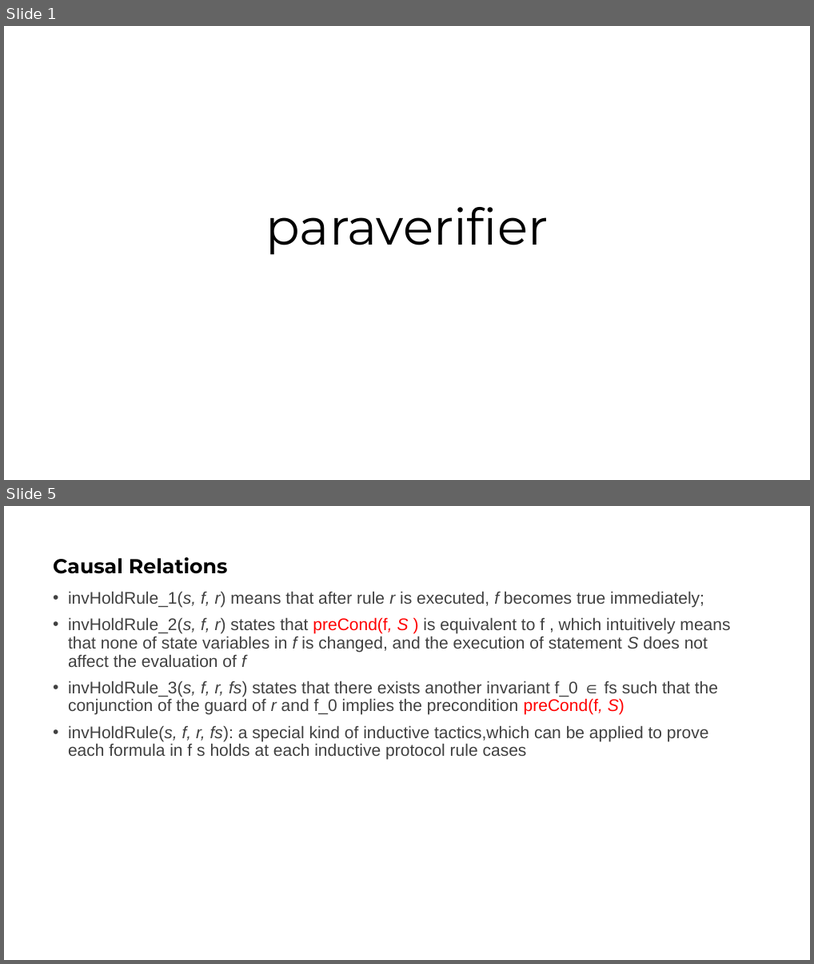
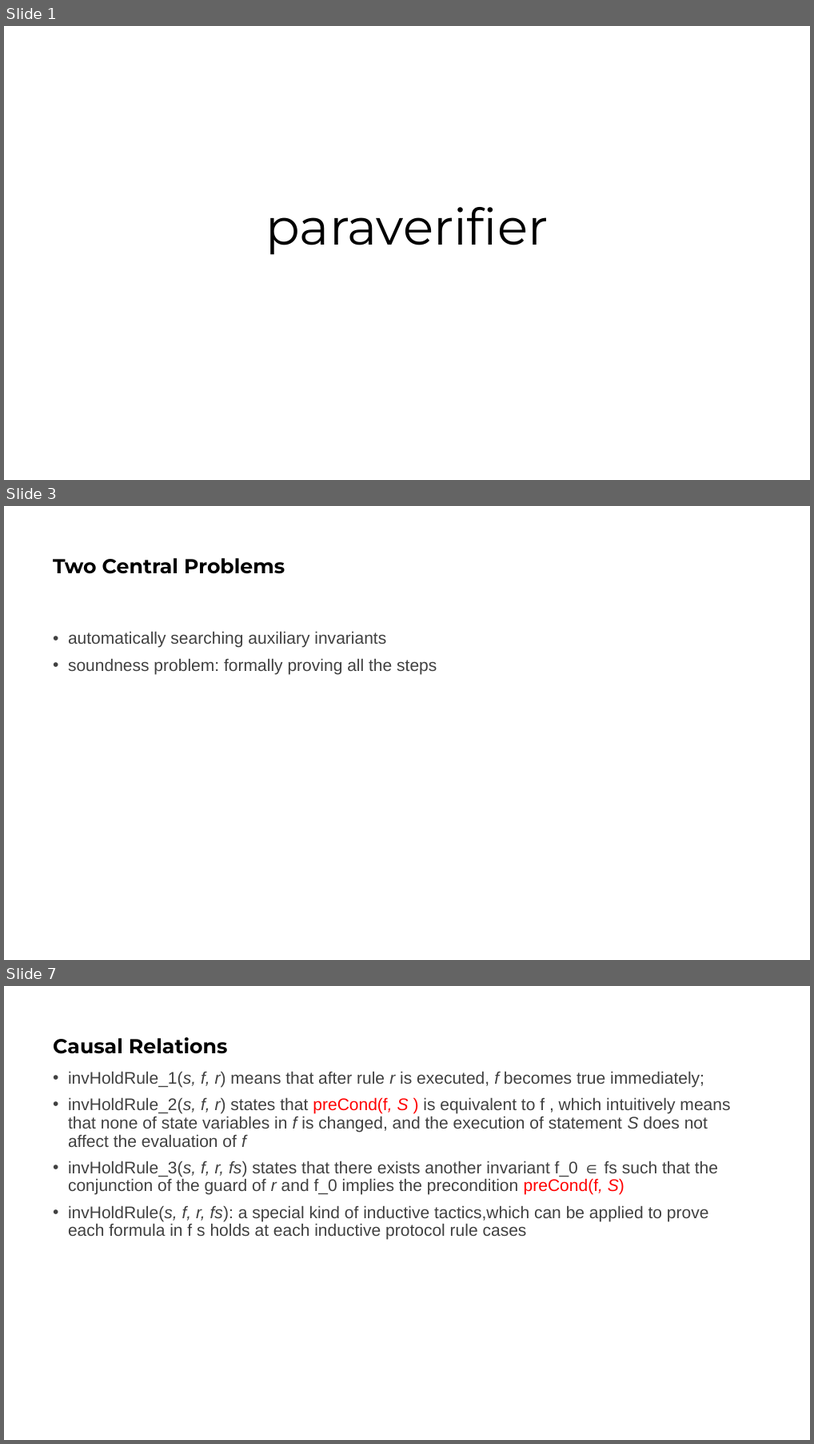
Before and after one commit to bacmive/paper_notes, a slide deck: notes9-paraverifier.pptx. Shown one above the other, each under a label of ours: slides 1 and 5 before the commit, slides 1, 3 and 7 after it; the slides between them are not shown. The pictures are 814x964 and 814x1444 pixels, drawn with LibreOffice and Linux fonts; fonts in the diff are those of the drawing. Boxes give left, top, right and bottom in pixels: in the first picture for what was removed or moved away, otherwise in the second. Text is boxed around its words. In the diff, an @@ line names an element or a change of style, - is before the commit and + after.

```diff
--- a/notes9-paraverifier.pptx
+++ b/notes9-paraverifier.pptx
@@ slide 3 added at [4, 506, 810, 960], background #FFFFFF @@
@@ title added at [53, 558, 285, 574], 24 pt, text #000000, bold @@
+Two Central Problems
@@ text added at [68, 631, 437, 674], 20 pt, text #404040 @@
+• automatically searching auxiliary invariants
+• soundness problem: formally proving all the steps
@@ what was slide 5 is now slide 7 @@
```
Also in this commit, not shown: 1 slide changed, 2 other slides added, 1 slide removed.
